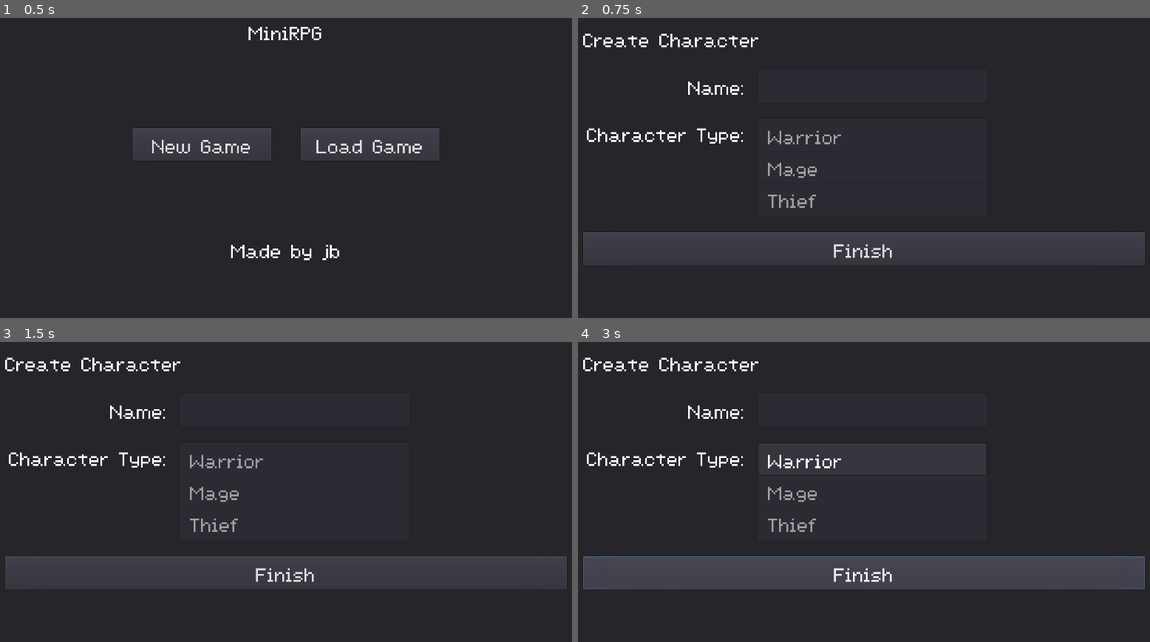
Above: before the commit, frames 1-4 (two rows, left to right).
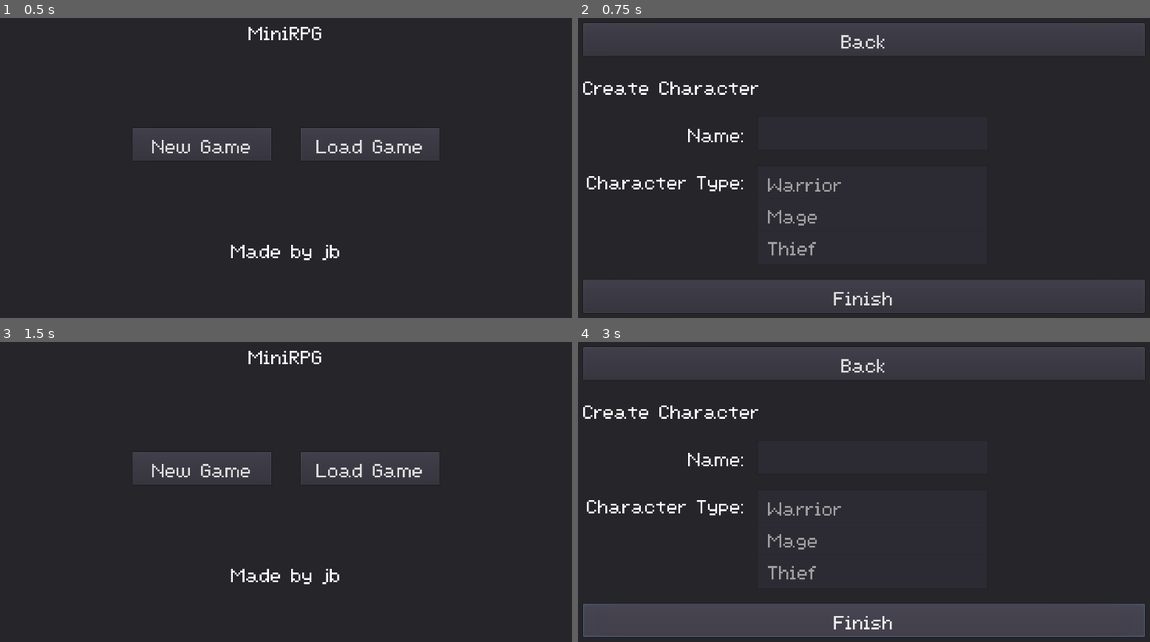
Above: after the commit, the same moments.

Repository: majormunky/MiniRPG
Game: Godot game, scene res://scenes/MainMenu.tscn
Two runs of this game, one before a commit and one after it. Both use one fixed random seed, a clock stepped at 60 frames per second and the inputs below.
Inputs (mouse positions are in pixels of both pictures, inside the frame that each line leads up to):
- Up to frame 1 (0.5 s): no input
- Up to frame 2 (0.75 s): click "New Game" at 0.5 s
- Up to frame 3 (1.5 s): click (286, 363) at 1.25 s, where only the run after the commit has a clickable "Back"
- Up to frame 4 (3 s): click (778, 468) at 2 s, where only the run after the commit has a clickable "New Game"; click "Finish" at 2.75 s

Frame 1 is identical in both runs. In frame 2, 20% of the frame differs, in the area x 0-100%, y 1-99%; in frame 3, 9.9%; in frame 4, 31%.

Commit message:
Added back button on the create player screen

Diff:
--- a/scenes/CreatePlayer.gd
+++ b/scenes/CreatePlayer.gd
@@ -79,3 +79,7 @@
 
 	player_type = char_types[player_type[0]]
 	create_save_game(player_name, player_type)
+
+
+func _on_BackButton_pressed():
+	get_tree().change_scene("res://scenes/MainMenu.tscn")
--- a/scenes/CreatePlayer.tscn
+++ b/scenes/CreatePlayer.tscn
@@ -38,9 +38,16 @@
 margin_bottom = 768.0
 custom_constants/separation = 32
 
+[node name="BackButton" type="Button" parent="MarginContainer/VBoxContainer"]
+margin_right = 1216.0
+margin_bottom = 71.0
+theme = ExtResource( 1 )
+text = "Back"
+
 [node name="PageTitle" type="RichTextLabel" parent="MarginContainer/VBoxContainer"]
+margin_top = 103.0
 margin_right = 1216.0
-margin_bottom = 66.0
+margin_bottom = 169.0
 grow_horizontal = 2
 theme = ExtResource( 1 )
 text = "Create Character"
@@ -48,9 +55,9 @@
 scroll_active = false
 
 [node name="NameInput" type="HBoxContainer" parent="MarginContainer/VBoxContainer"]
-margin_top = 98.0
+margin_top = 201.0
 margin_right = 1216.0
-margin_bottom = 173.0
+margin_bottom = 276.0
 custom_constants/separation = 27
 
 [node name="Label" type="Label" parent="MarginContainer/VBoxContainer/NameInput"]
@@ -74,9 +81,9 @@
 max_length = 12
 
 [node name="HBoxContainer" type="HBoxContainer" parent="MarginContainer/VBoxContainer"]
-margin_top = 205.0
+margin_top = 308.0
 margin_right = 1216.0
-margin_bottom = 400.0
+margin_bottom = 503.0
 custom_constants/separation = 26
 
 [node name="VBoxContainer" type="VBoxContainer" parent="MarginContainer/VBoxContainer/HBoxContainer"]
@@ -100,19 +107,20 @@
 auto_height = true
 
 [node name="FinishButton" type="Button" parent="MarginContainer/VBoxContainer"]
-margin_top = 432.0
+margin_top = 535.0
 margin_right = 1216.0
-margin_bottom = 503.0
+margin_bottom = 606.0
 rect_min_size = Vector2( 200, 0 )
 theme = ExtResource( 1 )
 text = "Finish"
 
 [node name="ErrorText" type="RichTextLabel" parent="MarginContainer/VBoxContainer"]
-margin_top = 535.0
+margin_top = 638.0
 margin_right = 1216.0
-margin_bottom = 601.0
+margin_bottom = 704.0
 theme = ExtResource( 1 )
 custom_colors/default_color = Color( 1, 0, 0, 1 )
 fit_content_height = true
 
+[connection signal="pressed" from="MarginContainer/VBoxContainer/BackButton" to="." method="_on_BackButton_pressed"]
 [connection signal="pressed" from="MarginContainer/VBoxContainer/FinishButton" to="." method="_on_FinishButton_pressed"]
